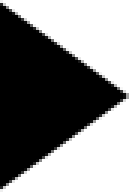
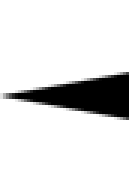
Before/after of a w=129, h=192 layered artwork. What changed in the layer stack:
added layer "Triangle 1 copy" above "Triangle 1" over [left=0, top=72, right=129, bottom=120]
hid "Triangle 1" over [left=0, top=0, right=129, bottom=192]
